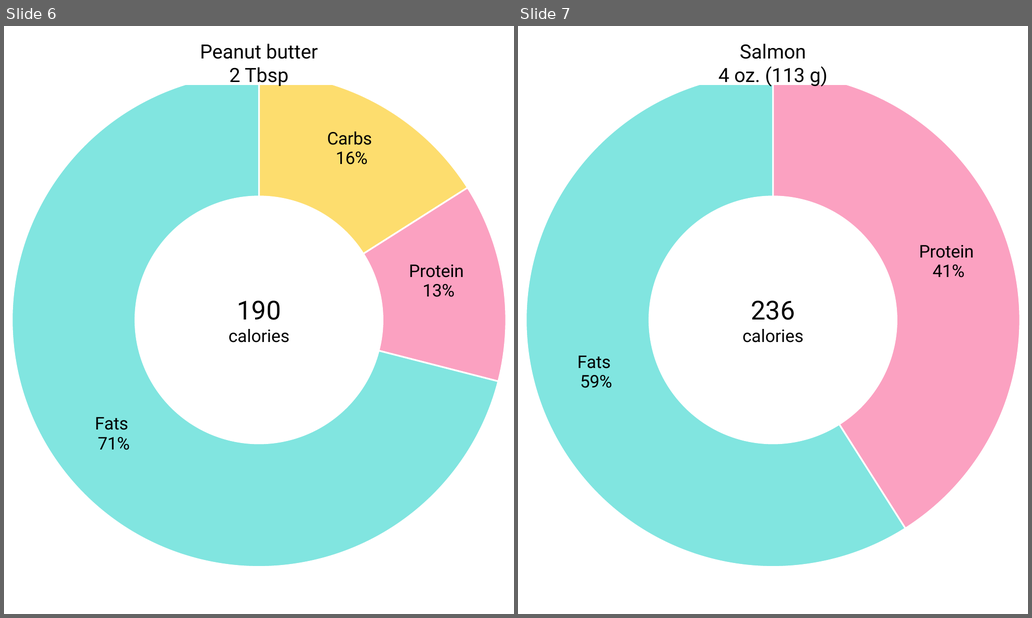
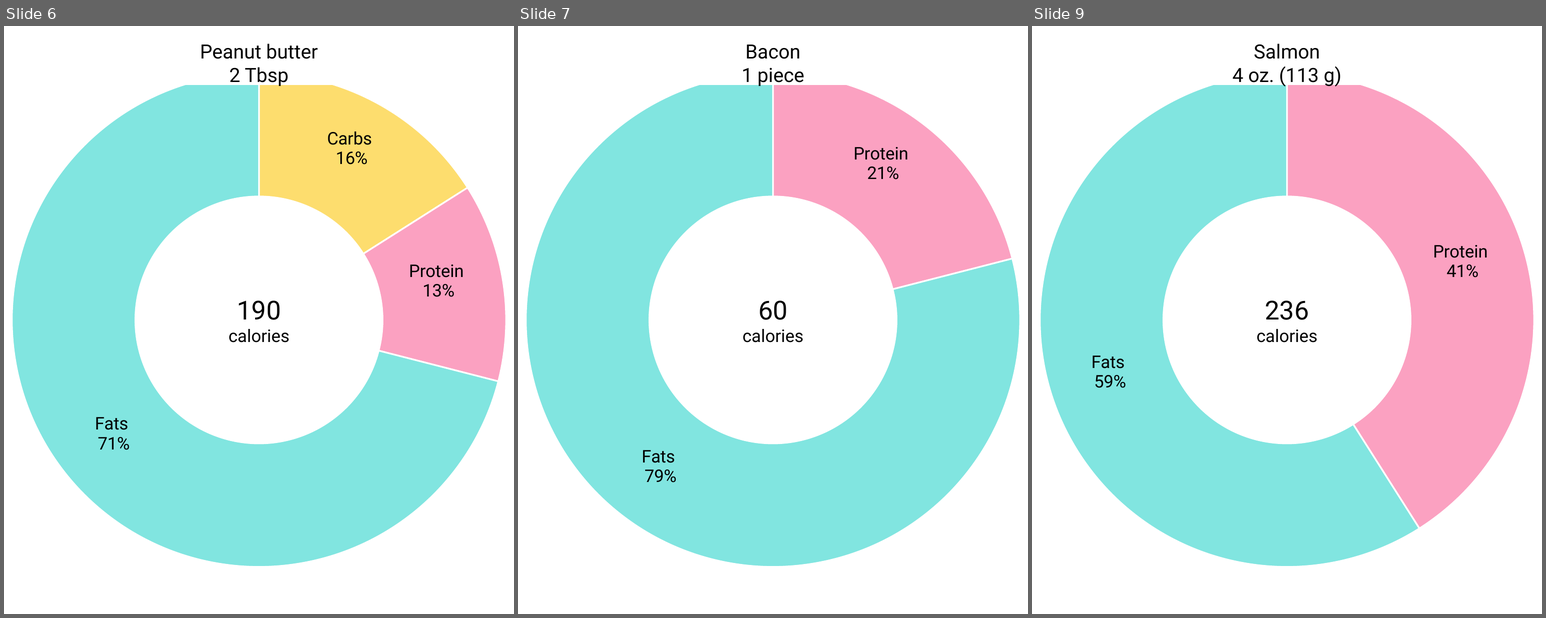
Before and after one commit to nicetats/macromania, a slide deck: Images/NutritionLabels/FoodTrackerPercentages.pptx. Shown side by side, each under a label of ours: slides 6 and 7 before the commit, slides 6, 7 and 9 after it; the slides between them are not shown. The pictures are 1032x618 and 1546x618 pixels, drawn with LibreOffice and Linux fonts; fonts in the diff are those of the drawing. Boxes give left, top, right and bottom in pixels: in the first picture for what was removed or moved away, otherwise in the second. Text is boxed around its words. In the diff, an @@ line names an element or a change of style, - is before the commit and + after.

Commit message:
Added food labels to fats and carbs

```diff
--- a/Images/NutritionLabels/FoodTrackerPercentages.pptx
+++ b/Images/NutritionLabels/FoodTrackerPercentages.pptx
@@ slide 7 added at (x1=518, y1=26, x2=1028, y2=614), background #FFFFFF @@
@@ doughnut chart added at (x1=518, y1=26, x2=1028, y2=614) @@
+categories: Carbs, Protein, Fats
+Series 1: 0, 0.21, 0.79
@@ rectangle added at (x1=636, y1=41, x2=910, y2=84), fill #FFFFFF, outline #FFFFFF 1 pt, 18 pt, text #000000 @@
+Bacon
+1 piece
@@ text added at (x1=742, y1=300, x2=804, y2=342), 16 pt, text #000000 @@
+60
+calories
@@ what was slide 7 is now slide 9 @@
```
Also in this commit, not shown: 3 other slides added, 9 other files.
